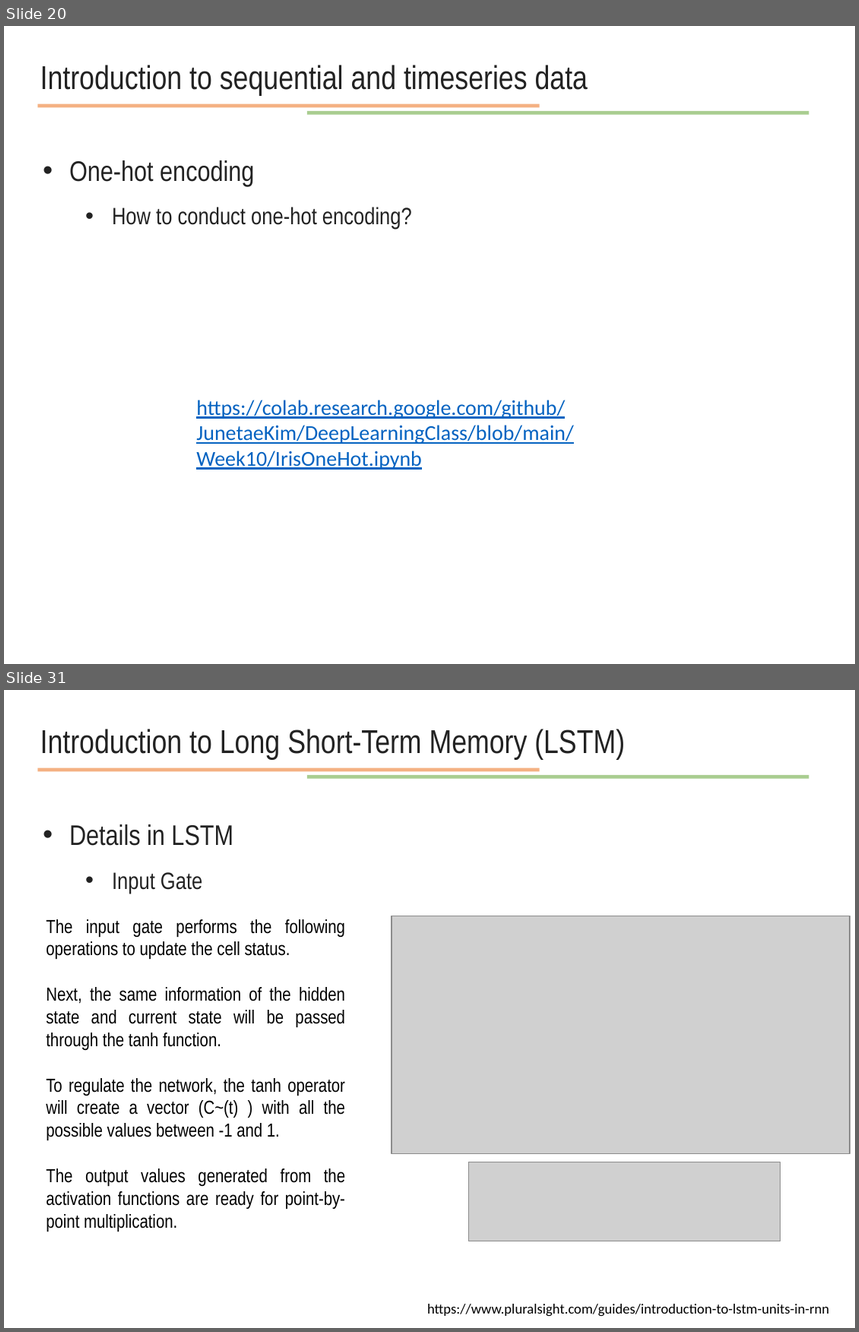
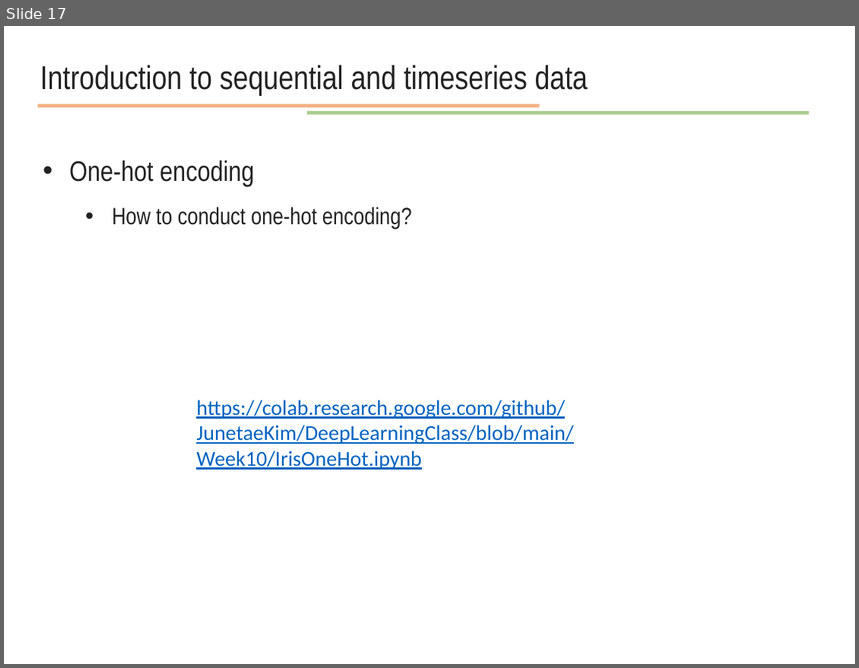
Before and after one commit to JunetaeKim/DeepLearningClass, a slide deck: Week14/week14 natural language processing.pptx. Shown one above the other, each under a label of ours: slides 20 and 31 before the commit, slide 17 after it; the slides between them are not shown. The pictures are 859x1332 and 859x668 pixels, drawn with LibreOffice and Linux fonts; fonts in the diff are those of the drawing; grey boxes stand for pictures. Boxes give left, top, right and bottom in pixels: in the first picture for what was removed or moved away, otherwise in the second. Text is boxed around its words. In the diff, an @@ line names an element or a change of style, - is before the commit and + after.

```diff
--- a/Week14/week14 natural language processing.pptx
+++ b/Week14/week14 natural language processing.pptx
@@ slide 31 removed at bbox=[4, 690, 855, 1328], background #FFFFFF @@
@@ text removed at bbox=[40, 729, 625, 760] @@
-Introduction to Long Short-Term Memory (LSTM)
@@ line removed from (38, 770) to (539, 770) @@
@@ line removed from (307, 777) to (810, 777) @@
@@ text removed at bbox=[69, 825, 234, 893] @@
-• Details in LSTM
-  • Input Gate
@@ picture removed at bbox=[392, 916, 849, 1154] @@
@@ text removed at bbox=[46, 920, 345, 1232] @@
-The input gate performs the following operations to update the cell status.
-Next, the same information of the hidden state and current state will be passed through the tanh function.
-To regulate the network, the tanh operator will create a vector (C~(t) ) with all the possible values between -1 and 1.
-The output values generated from the activation functions are ready for point-by-point multiplication.
@@ picture removed at bbox=[469, 1163, 781, 1242] @@
@@ text removed at bbox=[427, 1304, 829, 1317] @@
-https://www.pluralsight.com/guides/introduction-to-lstm-units-in-rnn
@@ what was slide 20 is now slide 17 @@
```
Also in this commit, not shown: 3 slides changed, 3 slides added, 38 other slides removed, 1 other file.
